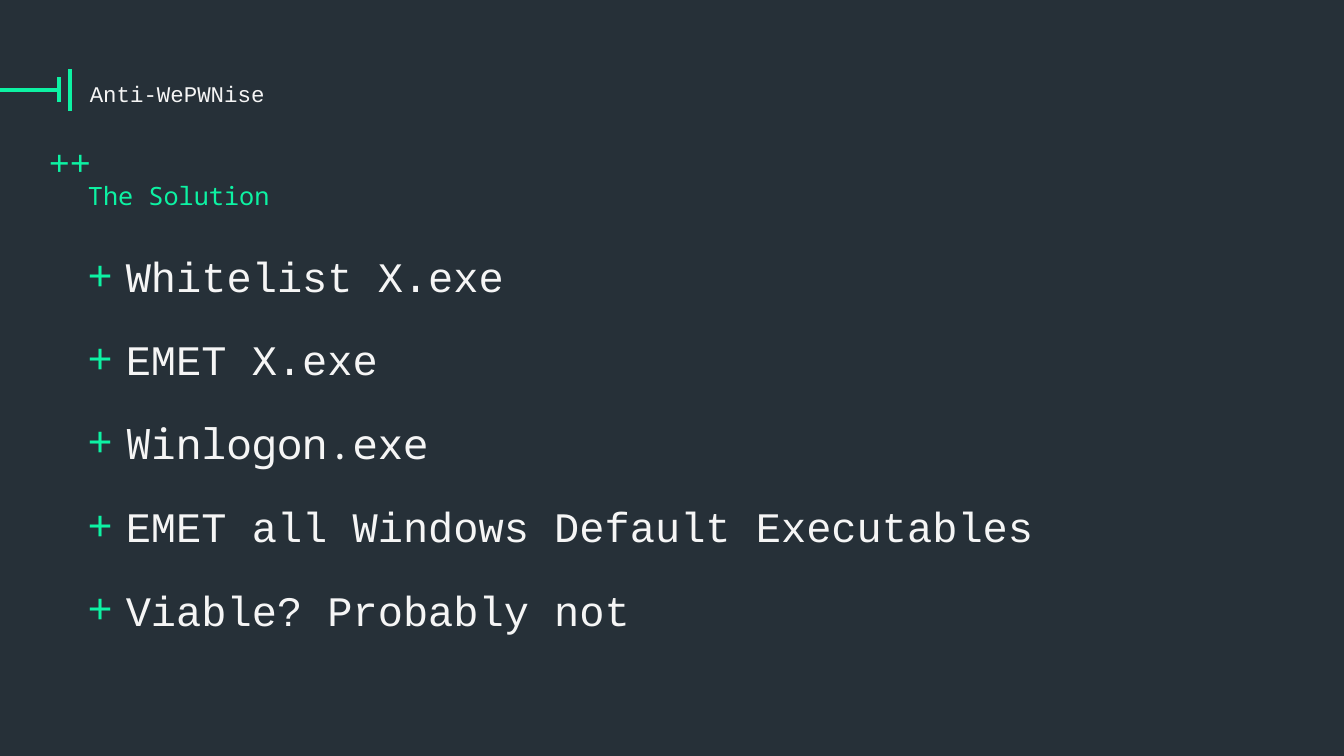
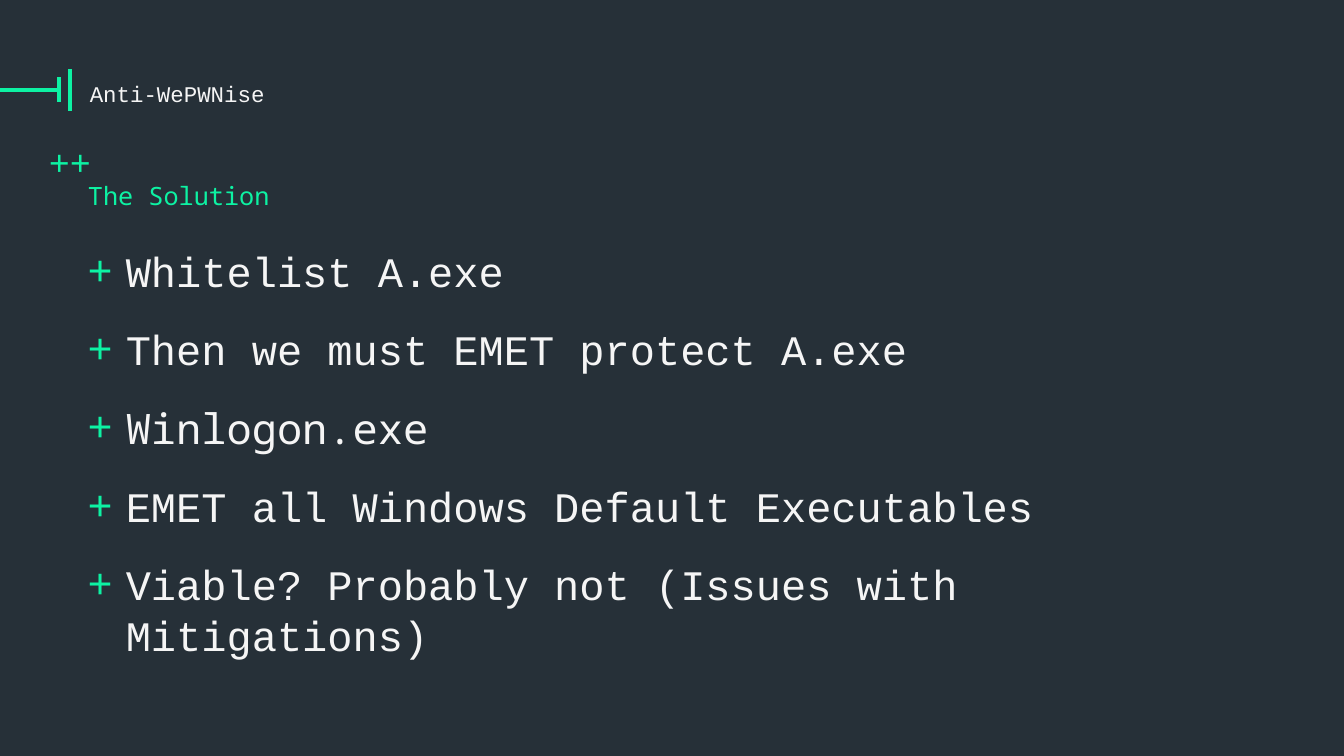
Before and after one commit to vysec/wepwnise-presentation, a slide deck: slide 34 of one-template-to-rule-them-all-v1.8.pptx (slide 36 before the commit). Drawn at 1344x756 pixels with LibreOffice and Linux fonts; fonts in the diff are those of the drawing; background and template pictures are left out. Boxes give left, top, right and bottom in pixels: in the first picture for what was removed or moved away, otherwise in the second. Text is boxed around its words. In the diff, an @@ line names an element or a change of style, - is before the commit and + after.

```diff
--- a/one-template-to-rule-them-all-v1.8.pptx
+++ b/one-template-to-rule-them-all-v1.8.pptx
@@ text at <box>126,256,907,374</box>: text changed @@
-+ Whitelist X.exe
-+ EMET X.exe
++ Whitelist A.exe
++ Then we must EMET protect A.exe
@@ text at <box>126,412,1033,523</box>: line spacing 1.1 to 1 @@
@@ text at <box>126,570,958,660</box>: text changed @@
-+ Viable? Probably not
++ Viable? Probably not (Issues with Mitigations)
```
Also in this commit, not shown: 12 other slides changed, 1 slide added, 3 slides removed.
